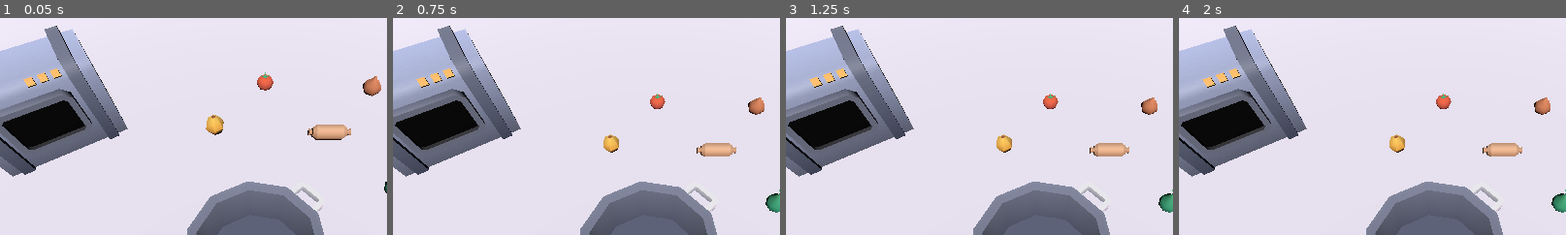
Above: before the commit, frames 1-4 (left to right).
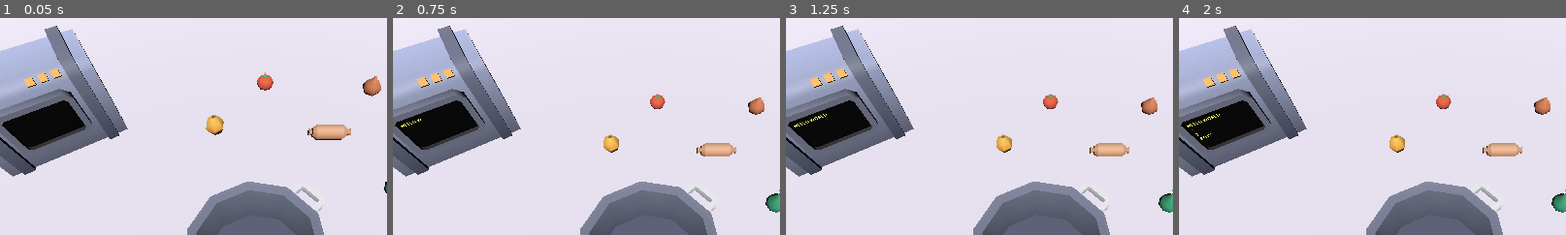
Above: after the commit, the same moments.

Repository: DrHaid/llm-taste-tester
Game: Godot game, scene res://main.tscn
Two runs of this game, one before a commit and one after it. Both use one fixed random seed, a clock stepped at 60 frames per second and the inputs below.
Inputs (mouse positions are % of the whole screen's width and height, from its top left):
- Up to frame 1 (0.05 s): no input
- Up to frame 2 (0.75 s): move the mouse to (72, 45) at 0.52 s; click (72, 45) at 0.67 s
- Up to frame 3 (1.25 s): no input
- Up to frame 4 (2 s): tap Enter at 1.25 s; drag from (30, 55) to (45, 70) at 1.27 s
The pictures show only the part of the screen within x 17-67%, y 7-57%; the shares and areas given below are measured in that part.

Frame 1 is identical in both runs. In frame 2, less than 0.1% of the frame differs, in the area x 2-8%, y 46-51%; in frame 3, less than 0.1%; in frame 4, less than 0.1%, in the area x 2-11%, y 44-57%.

Commit message:
Make machine screen type some text

Diff:
--- /dev/null
+++ b/pots_n_pans/eating_robot.gd
@@ -0,0 +1,33 @@
+extends Node3D
+
+@export_multiline var debug_text: String = ""
+@export var print_speed: float = 1
+
+@onready var screen_text: Label3D = $ScreenText
+
+var text_to_print: String = ""
+var print_load: float = 0
+var is_printing: bool = false
+
+func _ready() -> void:
+	print_text(debug_text)
+
+func _process(delta: float) -> void:
+	if not is_printing:
+		return
+
+	if not _do_printing(delta):
+		is_printing = false
+
+func _do_printing(delta: float) -> bool:
+	print_load -= delta * print_speed
+	var number_of_chars: = int(text_to_print.length() - print_load)
+	var text: String = text_to_print.substr(0, number_of_chars)
+	screen_text.text = text
+	return print_load > 0
+
+
+func print_text(text: String) -> void:
+	text_to_print = text
+	print_load = text_to_print.length()
+	is_printing = true
--- a/pots_n_pans/eating_robot.tscn
+++ b/pots_n_pans/eating_robot.tscn
@@ -1,5 +1,6 @@
-[gd_scene load_steps=15 format=4 uid="uid://cf5qjssu2jva2"]
-
+[gd_scene load_steps=16 format=4 uid="uid://cf5qjssu2jva2"]
+
+[ext_resource type="Script" path="res://pots_n_pans/eating_robot.gd" id="1_8qoms"]
 [ext_resource type="Texture2D" uid="uid://dlg8s8ihh6a7u" path="res://models/textures/eating_robot_colormap.png" id="1_oojgv"]
 
 [sub_resource type="StandardMaterial3D" id="StandardMaterial3D_e2qd8"]
@@ -208,6 +209,25 @@
 
 [node name="EatingRobot" type="Node3D"]
 transform = Transform3D(1, 0, 0, 0, 1, 0, 0, 0, 1, -1.49784, 0, -0.458968)
+script = ExtResource("1_8qoms")
+debug_text = "Hello World
+1
+2
+Bottom Text"
+print_speed = 10.0
+
+[node name="ScreenText" type="Label3D" parent="."]
+transform = Transform3D(1, 0, 0, 0, 1, 0, 0, 0, 1, -0.0613808, 0.170834, 0.283611)
+pixel_size = 0.001
+double_sided = false
+modulate = Color(1, 1, 0.462745, 1)
+font_size = 51
+outline_size = 0
+horizontal_alignment = 0
+vertical_alignment = 0
+uppercase = true
+autowrap_mode = 3
+width = 700.0
 
 [node name="Machine" type="MeshInstance3D" parent="."]
 mesh = SubResource("ArrayMesh_q0wo3")
